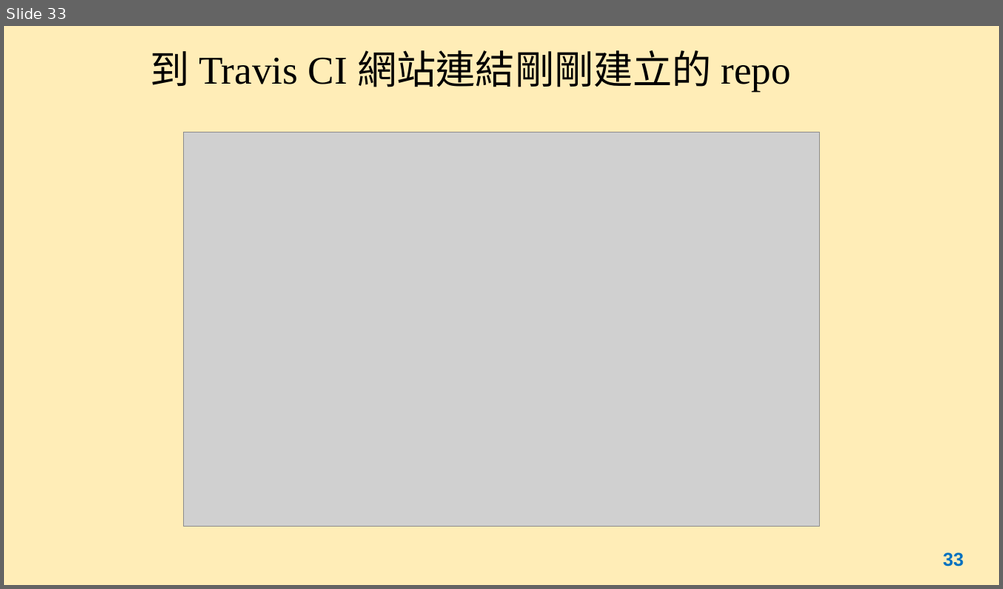
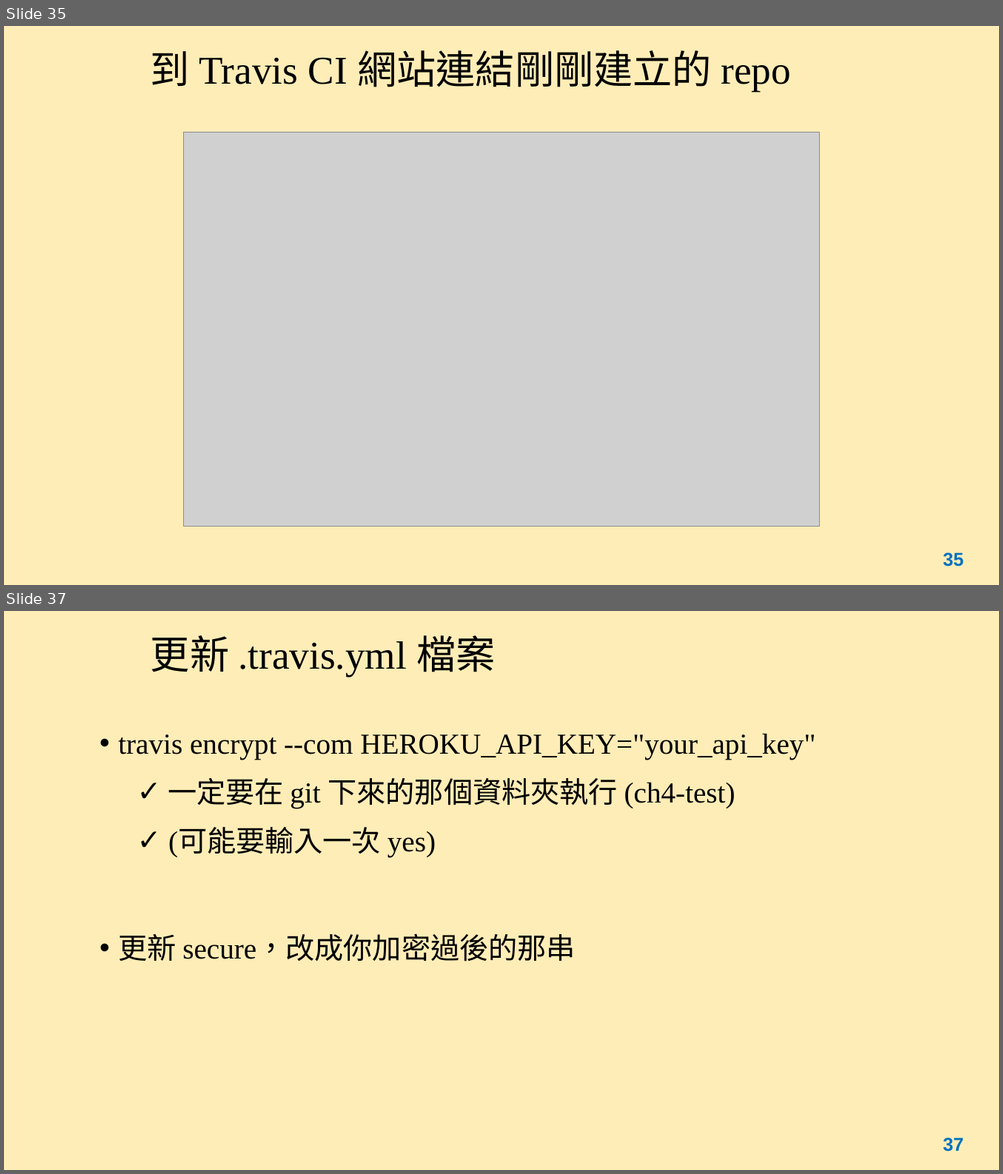
Before and after one commit to sftseng7401/ch4demo, a slide deck: myapp/Chapter4.pptx. Shown one above the other, each under a label of ours: slide 33 before the commit, slides 35 and 37 after it; the slides between them are not shown. The pictures are 1003x589 and 1003x1174 pixels, drawn with LibreOffice and Linux fonts; fonts in the diff are those of the drawing; grey boxes stand for pictures. Boxes give left, top, right and bottom in pixels: in the first picture for what was removed or moved away, otherwise in the second. Text is boxed around its words. In the diff, an @@ line names an element or a change of style, - is before the commit and + after.

```diff
--- a/myapp/Chapter4.pptx
+++ b/myapp/Chapter4.pptx
@@ slide 37 added at bbox=[4, 611, 999, 1170], background #FFE699 at 70% opacity @@
@@ title added at bbox=[151, 635, 495, 677], 38 pt, text #000000 @@
+更新 .travis.yml 檔案
@@ text added at bbox=[118, 733, 815, 962], 28 pt, text #000000 @@
+• travis encrypt --com HEROKU_API_KEY="your_api_key"
+  ✓ 一定要在 git 下來的那個資料夾執行 (ch4-test)
+  ✓ (可能要輸入一次 yes)
+• 更新 secure，改成你加密過後的那串
@@ page number added at bbox=[942, 1138, 963, 1152], 18 pt, text #0070C0, bold @@
+37
@@ what was slide 33 is now slide 35 @@
@@ page number at bbox=[942, 553, 963, 567]: text changed @@
-33
+35
```
Also in this commit, not shown: 2 slides changed, 7 other slides added.
